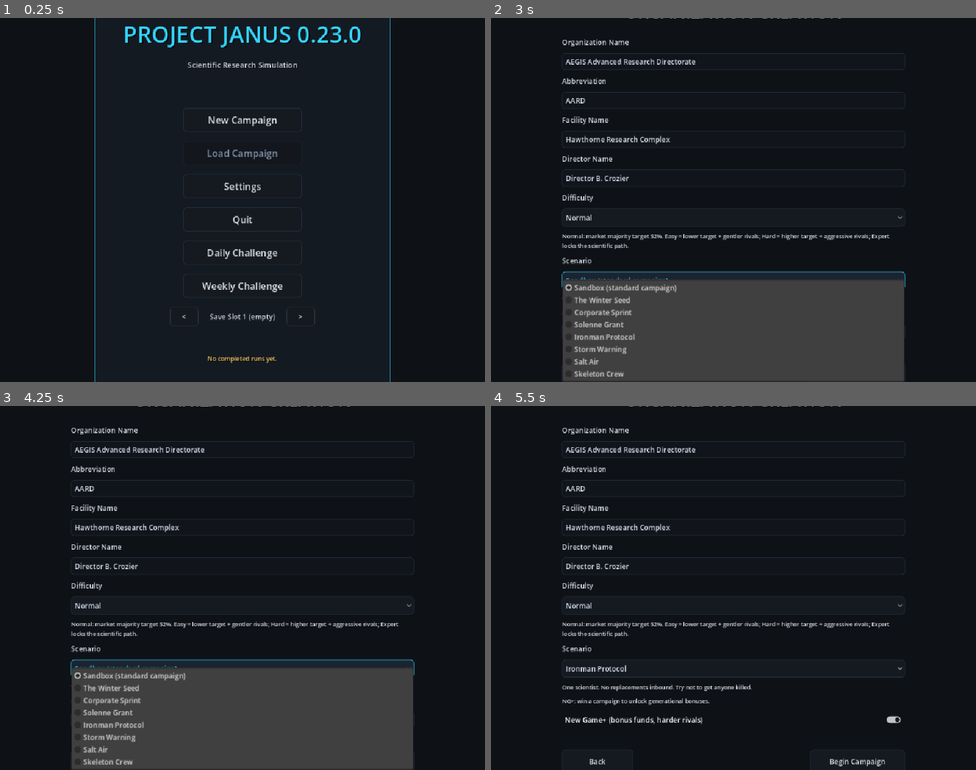
Above: before the commit, frames 1-4 (two rows, left to right).
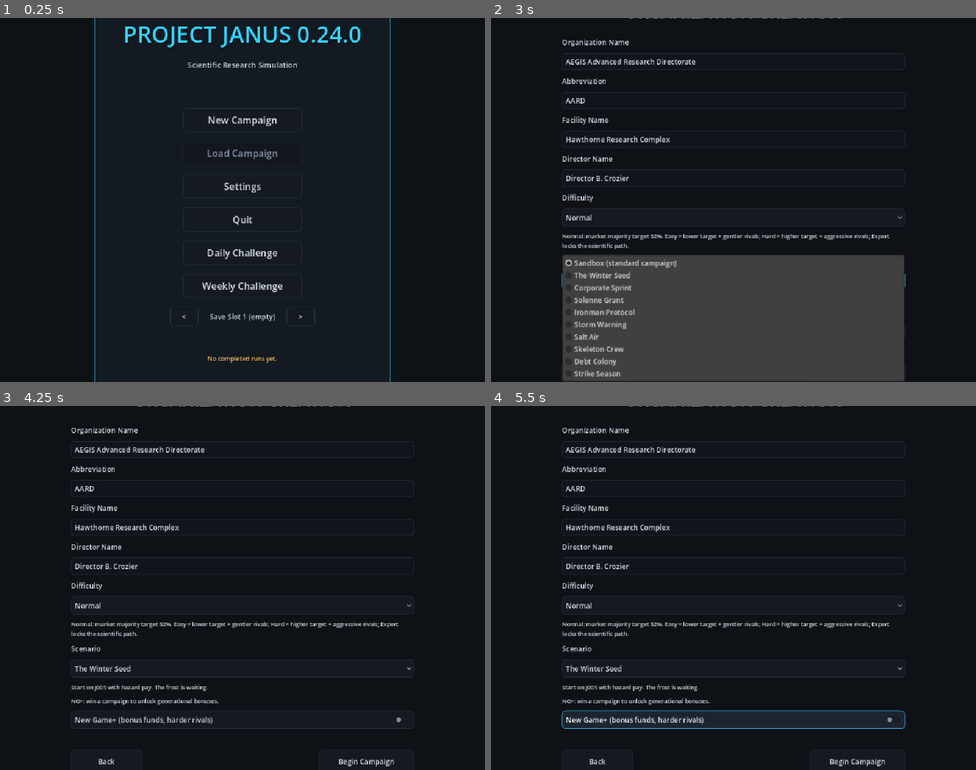
Above: after the commit, the same moments.

Repository: lutecian/project-janus
Game: Godot game, scene res://scenes/main/main_menu.tscn
Same seed, same stepped clock (60 frames per second), same inputs: the game is played once before the commit and once after it.
Inputs:
- Up to frame 1 (0.25 s): no input
- Up to frame 2 (3 s): click "New Campaign" at 0.5 s; click "Normal" at 1.25 s; click "Normal" at 2 s; click "Sandbox (standard campaign)" at 2.75 s
- Up to frame 3 (4.25 s): click "Sandbox (standard campaign)" at 3.5 s
- Up to frame 4 (5.5 s): click "New Game+ (bonus funds, harde…" at 4.25 s; click "New Game+ (bonus funds, harde…" at 5 s

The runs differ from the first frame. In frame 1, less than 0.1% of the frame differs, in the area x 68-71%, y 2-7%; in frame 2, 5.7%; in frame 3, 20%, in the area x 14-86%, y 69-100%; in frame 4, 4.0%.

Commit message:
JANUS 0.24 scenarios + endgame rivals + parent voices
- SCN_DEBT / SCN_STRIKE via start_debt + loyalty_set keys (10 scenarios, H8)
- Act-3 rival endgame moves, once each per disposition (A5 tests)
- Per-acquirer recovery memos + standing orders (Q3, projection fix)
- Facilities 24-def audit verified on screenshots
- Best probe bands on record; 28 suites green

Diff:
--- a/data/rivals/rivals.json
+++ b/data/rivals/rivals.json
@@ -12,6 +12,8 @@
       "recovery_entry_risk": 15.0,
       "recovery_sabotage_bonus": 2.0,
       "prize_facility": "FAC_PRIZE_HEL",
+      "recovery_memo": "HELIOS does not acquire liabilities. It acquires assets that have stopped arguing. You will be quiet, you will be productive, and you will be grateful - in that order.",
+      "recovery_orders": "HELIOS demands weekly progress. Work fast and do not attract a second review.",
       "taunts": [
         "Rennick (HELIOS): 'Cute prototype. We bought three companies before breakfast.'",
         "Rennick (HELIOS): 'Your lead amuses our board. Briefly.'"
@@ -28,6 +30,8 @@
       "recovery_entry_risk": 5.0,
       "recovery_sabotage_bonus": 0.0,
       "prize_facility": "FAC_PRIZE_BER",
+      "recovery_memo": "Bermant keeps what it buys. Your division is now a line item with a pulse. Perform steadily and nobody needs to have a second conversation.",
+      "recovery_orders": "Bermant audits on schedule. Steady output keeps them incurious.",
       "taunts": [
         "Bermant: 'Slow and funded beats fast and broke, friend.'",
         "Bermant: 'We publish. You posture. The field notices.'"
@@ -44,6 +48,8 @@
       "recovery_entry_risk": 5.0,
       "recovery_sabotage_bonus": 0.0,
       "prize_facility": "FAC_PRIZE_NOR",
+      "recovery_memo": "Northwind believes sunlight disinfects. Your work will be published, your methods reviewed, your failures cited. Independence is earned in public.",
+      "recovery_orders": "Northwind publishes everything - including, eventually, your reinstatement case.",
       "taunts": [
         "Okafor (Northwind): 'Our preprint is already cited. Where is yours?'",
         "Okafor (Northwind): 'Open science always wins. Ask anyone. We did.'"
@@ -60,6 +66,8 @@
       "recovery_entry_risk": 10.0,
       "recovery_sabotage_bonus": 0.0,
       "prize_facility": "FAC_PRIZE_VAN",
+      "recovery_memo": "Vantage bought you on a hunch and will sell you on one. Nineteen days? Twenty. Whatever. Impress us before the mood changes.",
+      "recovery_orders": "Vantage attention is short. Big swings, fast.",
       "taunts": [
         "Marsh (Vantage): 'Bet it all! Bet it all! (It worked. It always works.)'",
         "Marsh (Vantage): 'Volatility is just victory, annualized.'"
@@ -76,6 +84,8 @@
       "recovery_entry_risk": 5.0,
       "recovery_sabotage_bonus": 0.0,
       "prize_facility": "FAC_PRIZE_SOL",
+      "recovery_memo": "The Foundation preserves what matters. Prove you matter. Endure the review with grace and the endowment follows.",
+      "recovery_orders": "Solenne reviews with patience and remembers everything.",
       "taunts": [
         "Solenne: 'We endowed three chairs this quarter. What did you endow?'",
         "Solenne: 'Patience compounds. So does our share price.'"
@@ -92,6 +102,8 @@
       "recovery_entry_risk": 10.0,
       "recovery_sabotage_bonus": 0.0,
       "prize_facility": "FAC_PRIZE_KIT",
+      "recovery_memo": "Kitezh does not own you. Kitezh is simply watching very closely from inside the building. Do good work. We will know.",
+      "recovery_orders": "Kitezh watches from inside. Cover is life.",
       "taunts": [
         "Moroz (Kitezh): 'The state provides. The state collects.'",
         "Moroz (Kitezh): 'Your market is a rounding error in our five-year plan.'"
--- a/data/scenarios/scenarios.json
+++ b/data/scenarios/scenarios.json
@@ -99,6 +99,32 @@
       "funds_bonus": 1000,
       "rival_bonus": 0.0,
       "remove_scientists": ["SCIENTIST_REED"]
+    },
+    {
+      "id": "SCN_DEBT",
+      "name": "Debt Colony",
+      "flavor": "Backers fronted $5,000 against future results. The future charges 2% daily.",
+      "start_act": 1,
+      "seed": 5150,
+      "difficulty": "normal",
+      "start_artifact": "J001",
+      "funds_bonus": 0,
+      "rival_bonus": 0.0,
+      "remove_scientists": [],
+      "start_debt": 5000
+    },
+    {
+      "id": "SCN_STRIKE",
+      "name": "Strike Season",
+      "flavor": "The staff arrived already angry. Loyalty starts at 25. Hazard pay attached.",
+      "start_act": 1,
+      "seed": 2525,
+      "difficulty": "hard",
+      "start_artifact": "J001",
+      "funds_bonus": 2000,
+      "rival_bonus": 0.0,
+      "remove_scientists": [],
+      "loyalty_set": 25
     }
   ]
 }
--- a/scripts/autoload/game_state.gd
+++ b/scripts/autoload/game_state.gd
@@ -1,6 +1,6 @@
 extends Node
 
-const GAME_VERSION := "0.23.0"
+const GAME_VERSION := "0.24.0"
 const ObservationSimulator = preload("res://scripts/simulation/observation_simulator.gd")
 
 var campaign_id: String = ""
@@ -356,7 +356,9 @@
 			"milestones_hit": [],
 			"recovery_entry_risk": float(rd.get("recovery_entry_risk", 5.0)),
 			"recovery_sabotage_bonus": float(rd.get("recovery_sabotage_bonus", 0.0)),
-			"prize_facility": rd.get("prize_facility", "")
+			"prize_facility": rd.get("prize_facility", ""),
+			"recovery_memo": rd.get("recovery_memo", ""),
+			"recovery_orders": rd.get("recovery_orders", "")
 		})
 		idx += 1
 	_sync_helios_rival()
@@ -2139,6 +2141,48 @@
 		"helios_progress": helios["progress"]
 	})
 	EventBus.act_advanced.emit(act)
+	if act == 3:
+		_rival_endgame_moves()
+
+func _rival_endgame_moves():
+	for r in rivals:
+		var rd: Dictionary = r as Dictionary
+		if rd.get("acquired_by_player", false) or rd.get("status", "active") != "active":
+			continue
+		if bool(rd.get("endgame_move", false)):
+			continue
+		rd["endgame_move"] = true
+		var disp: String = rd.get("disposition", "")
+		var rname: String = rd.get("name", "?")
+		var detail := ""
+		if disp == "aggressive":
+			rd["share"] = float(rd.get("share", 0)) + 5.0
+			player_sabotaged_until = maxf(player_sabotaged_until, elapsed_days + 3.0)
+			detail = "%s declares endgame: +5 share surge and your research sabotaged for 3 days." % rname
+		elif disp == "steady":
+			rd["daily_advance"] = float(rd.get("daily_advance", 0.5)) + 0.15
+			detail = "%s shifts to wartime footing: permanently faster advance." % rname
+		elif disp == "publisher":
+			player_market += 3.0
+			helios["progress"] = float(helios.get("progress", 0.0)) + 3.0
+			detail = "%s open-sources everything: +3 market for you, +3 progress for HELIOS." % rname
+		elif disp == "wildcard":
+			if _rng.randf() < 0.5:
+				rd["share"] = float(rd.get("share", 0)) + 8.0
+				detail = "%s goes all-in and wins: +8 share." % rname
+			else:
+				rd["share"] = float(rd.get("share", 0)) * 0.25
+				detail = "%s overreaches in the endgame: share quartered." % rname
+		else:
+			continue
+		story_log.append({
+			"day": elapsed_days, "artifact_id": "", "kind": "rival_arc",
+			"title": "Endgame move: %s" % rname, "text": detail
+		})
+		intelligence_reports.append({
+			"day": elapsed_days, "threshold": -3, "text": detail,
+			"helios_progress": helios["progress"]
+		})
 
 # --- Phase 10 challenges + NG+ ---
 func _mutator_def(mut_id: String) -> Dictionary:
@@ -2213,6 +2257,13 @@
 				select_artifact(i)
 				break
 	budget["funds"] = int(budget.get("funds", 0)) + int(sdef.get("funds_bonus", 0))
+	var start_debt: int = int(sdef.get("start_debt", 0))
+	if start_debt > 0:
+		request_loan(start_debt)
+	var loyalty_set: int = int(sdef.get("loyalty_set", -1))
+	if loyalty_set >= 0:
+		for s in scientists:
+			(s as Dictionary)["loyalty"] = clampi(loyalty_set, 0, 100)
 	var rb: float = float(sdef.get("rival_bonus", 0.0))
 	if rb != 0.0:
 		for r in rivals:
@@ -2379,7 +2430,11 @@
 # --- Onboarding: goals + tutorial checklist ---
 func get_current_goal() -> String:
 	if in_recovery:
-		return "Regain independence: %d/80 influence, %d days left." % [int(influence), int(ceil(recovery_days_left))]
+		var goal := "Regain independence: %d/80 influence, %d days left." % [int(influence), int(ceil(recovery_days_left))]
+		var orders: String = _acquirer_def().get("recovery_orders", "")
+		if orders != "":
+			goal += " Parent orders: %s" % orders
+		return goal
 	if discovery.get("state", "") != "confirmed":
 		return "Confirm %s on %s (knowledge %d%% — 30 suspects, 70 confirms)." % [
 			discovery.get("discovery_id", "?"), artifact.get("id", "?"), int(knowledge.get("progress", 0))
@@ -2590,13 +2645,18 @@
 	esp_risk = minf(esp_risk + _acquirer_entry_risk(), 100.0)
 	game_over = {}
 	var aname := "Unknown"
+	var amemo := ""
 	for r in rivals:
 		if (r as Dictionary).get("id", "") == acquirer_id:
 			aname = (r as Dictionary).get("name", "Unknown")
+			amemo = (r as Dictionary).get("recovery_memo", "")
+	var base_text := "Your tenure as an independent Director has ended. Your termination has been rescinded. Effective immediately, you are appointed Director, Janus Research Division. You now report to %s Executive Management. Your division has 20 days to prove its worth. Do not disappoint us twice." % aname
+	if amemo != "":
+		base_text += " Personal note from the parent board: \"%s\"" % amemo
 	story_log.append({
 		"day": elapsed_days, "artifact_id": "", "kind": "memo",
 		"title": "INTERNAL MEMORANDUM — " + aname,
-		"text": "Your tenure as an independent Director has ended. Your termination has been rescinded. Effective immediately, you are appointed Director, Janus Research Division. You now report to %s Executive Management. Your division has 20 days to prove its worth. Do not disappoint us twice." % aname
+		"text": base_text
 	})
 	log_telemetry("reported", {"acquirer": acquirer_id})
 	return {"ok": true, "acquirer": acquirer_id}
--- a/tests/scene_test_runner.gd
+++ b/tests/scene_test_runner.gd
@@ -1952,6 +1952,34 @@
 		push_error("acts: act 3 rival mult should be 1.5")
 		failures += 1
 
+	# --- A5: Act 3 triggers one endgame move per active rival ---
+	var moved := 0
+	for r in GameState.rivals:
+		if bool((r as Dictionary).get("endgame_move", false)):
+			moved += 1
+	if moved < 4:
+		push_error("acts: act 3 should trigger endgame moves, got %d" % moved)
+		failures += 1
+	if GameState.player_sabotaged_until <= GameState.elapsed_days:
+		push_error("acts: aggressive endgame should sabotage research")
+		failures += 1
+	var endgame_notes := 0
+	for entry in GameState.story_log:
+		if str((entry as Dictionary).get("title", "")).begins_with("Endgame move"):
+			endgame_notes += 1
+	if endgame_notes < 4:
+		push_error("acts: endgame moves should be logged, got %d" % endgame_notes)
+		failures += 1
+	var shares_before := {}
+	for r in GameState.rivals:
+		shares_before[(r as Dictionary).get("id", "")] = float((r as Dictionary).get("share", 0.0))
+	GameState._rival_endgame_moves()
+	for r in GameState.rivals:
+		var rid: String = (r as Dictionary).get("id", "")
+		if absf(float((r as Dictionary).get("share", 0.0)) - float(shares_before.get(rid, 0.0))) > 0.001:
+			push_error("acts: endgame moves should fire once (%s moved twice)" % rid)
+			failures += 1
+
 	# --- A4: Save/load preserves the act ---
 	var save := GameState.get_save_data()
 	GameState.load_save_data(save)
@@ -2411,6 +2439,24 @@
 		push_error("chal: storm should schedule war")
 		failures += 1
 
+	# --- H8: Debt and strike scenarios apply ---
+	GameState.initialize_new_campaign({"name": "Scn Debt"}, "normal", 5150)
+	GameState.apply_scenario("SCN_DEBT")
+	if GameState.debts.size() != 1:
+		push_error("chal: debt colony should open one loan, got %d" % GameState.debts.size())
+		failures += 1
+	if int(GameState.budget.get("funds", 0)) != 15000:
+		push_error("chal: debt colony funds should total 15000, got %d" % int(GameState.budget.get("funds", 0)))
+		failures += 1
+	GameState.initialize_new_campaign({"name": "Scn Strike"}, "hard", 2525)
+	GameState.apply_scenario("SCN_STRIKE")
+	var max_loyal := 0
+	for s in GameState.scientists:
+		max_loyal = maxi(max_loyal, int((s as Dictionary).get("loyalty", 100)))
+	if max_loyal != 25:
+		push_error("chal: strike season should cap loyalty at 25, got %d" % max_loyal)
+		failures += 1
+
 	# --- H6: Save/load preserves challenge + NG state ---
 	GameState.active_mutators = ["MUT_GLASS"]
 	GameState.challenge_date = "20260903"
@@ -2494,6 +2540,17 @@
 			failures += 1
 		if GameState.is_game_over():
 			push_error("recovery: reporting should clear the defeat for play")
+			failures += 1
+		var memo_found := false
+		for entry in GameState.story_log:
+			var ed: Dictionary = entry as Dictionary
+			if ed.get("kind", "") == "memo" and "Personal note from the parent board" in str(ed.get("text", "")):
+				memo_found = true
+		if not memo_found:
+			push_error("recovery: memo should carry the acquirer's personal note")
+			failures += 1
+		if "Parent orders" not in GameState.get_current_goal():
+			push_error("recovery: goal should surface parent orders, got '%s'" % GameState.get_current_goal())
 			failures += 1
 
 	# --- Q4: Influence rises through work, falls nowhere cheap ---
Not shown, changed: CHANGELOG.md
